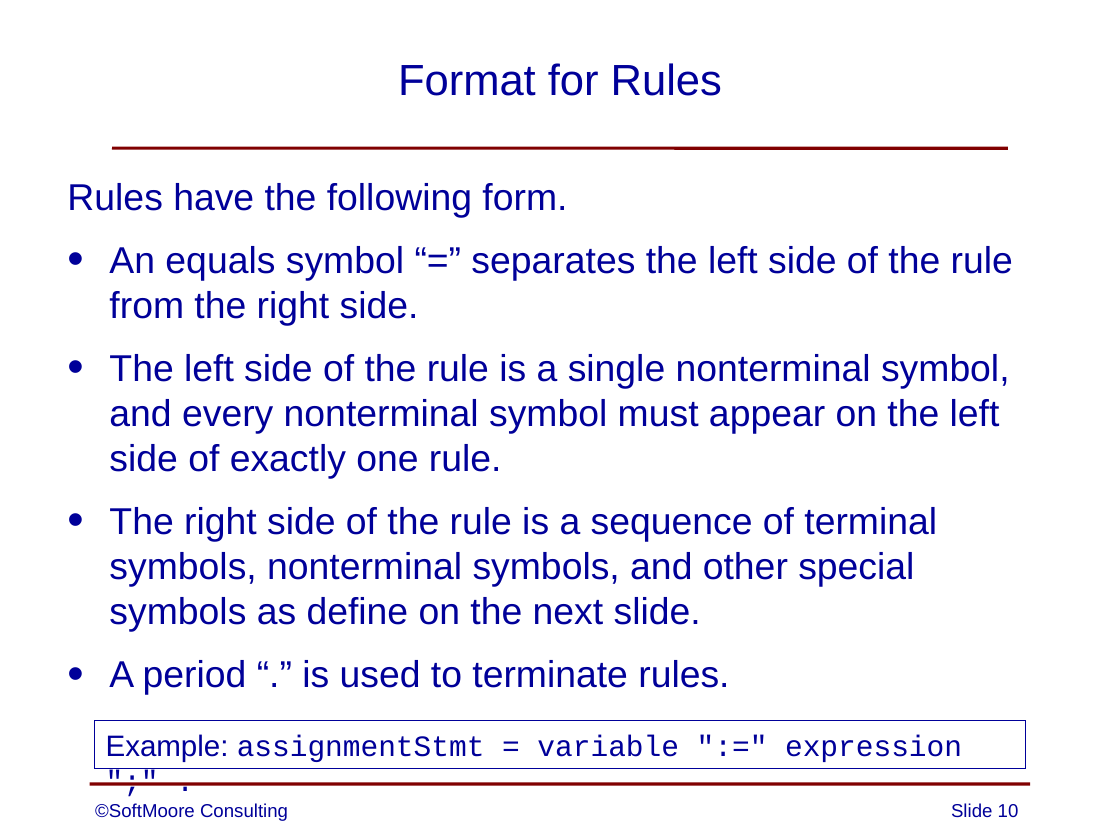
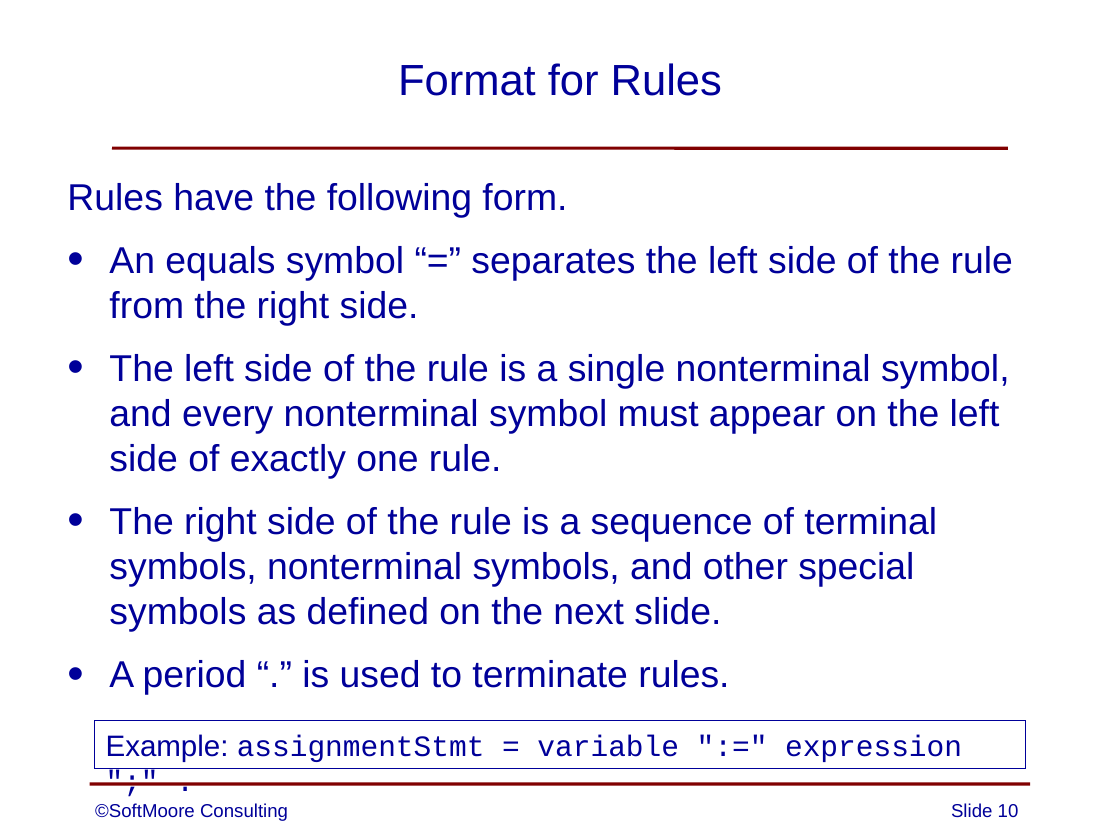
Before and after one commit to SoftMoore/CPRL-Java-3rd, a slide deck: slide 10 of PowerPoints/03 - Context-Free Grammars.pptx. Drawn at 1120x840 pixels with LibreOffice and Linux fonts; fonts in the diff are those of the drawing. Boxes give left, top, right and bottom in pixels: in the first picture for what was removed or moved away, otherwise in the second. Text is boxed around its words. In the diff, an @@ line names an element or a change of style, - is before the commit and + after.

Commit message:
minor correction to one PowerPoint slice

```diff
--- a/PowerPoints/03 - Context-Free Grammars.pptx
+++ b/PowerPoints/03 - Context-Free Grammars.pptx
@@ text at (109,507,937,632): text changed @@
-• The right side of the rule is a sequence of terminal symbols, nonterminal symbols, and other special symbols as define on the next slide.
+• The right side of the rule is a sequence of terminal symbols, nonterminal symbols, and other special symbols as defined on the next slide.
```
